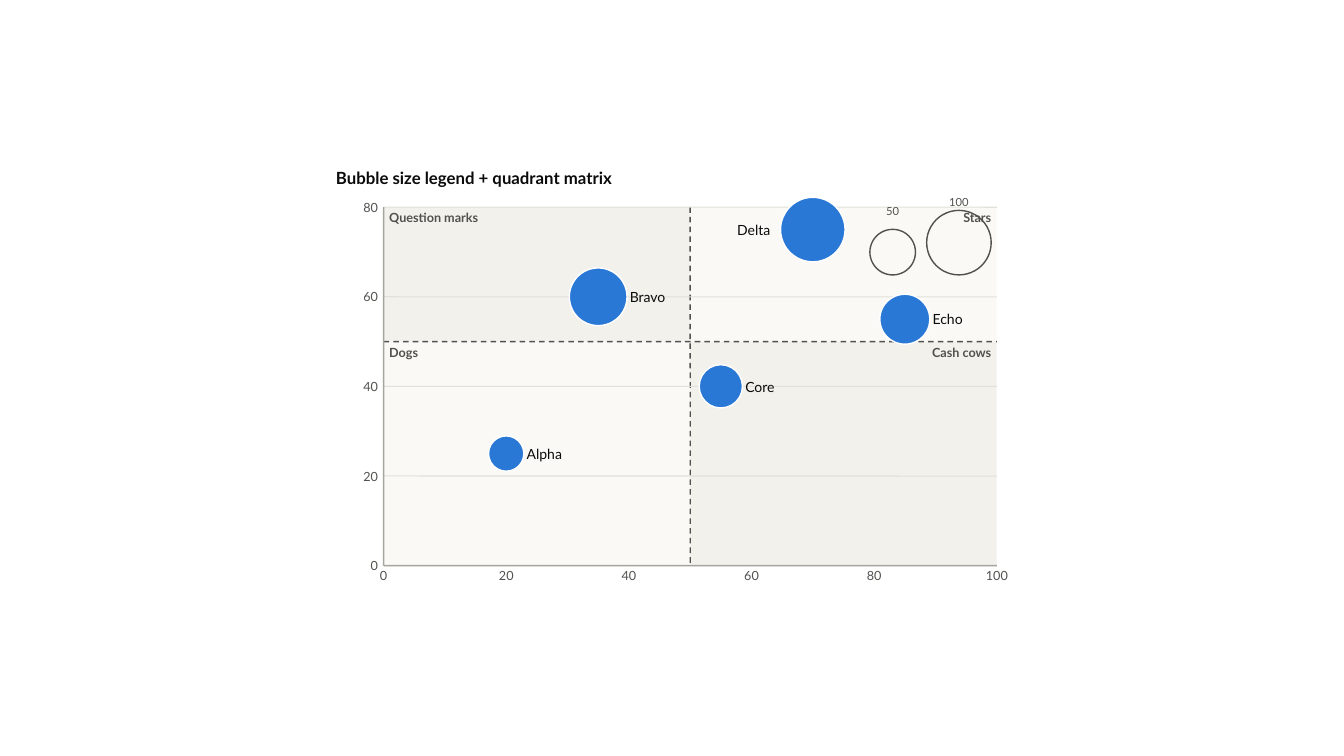
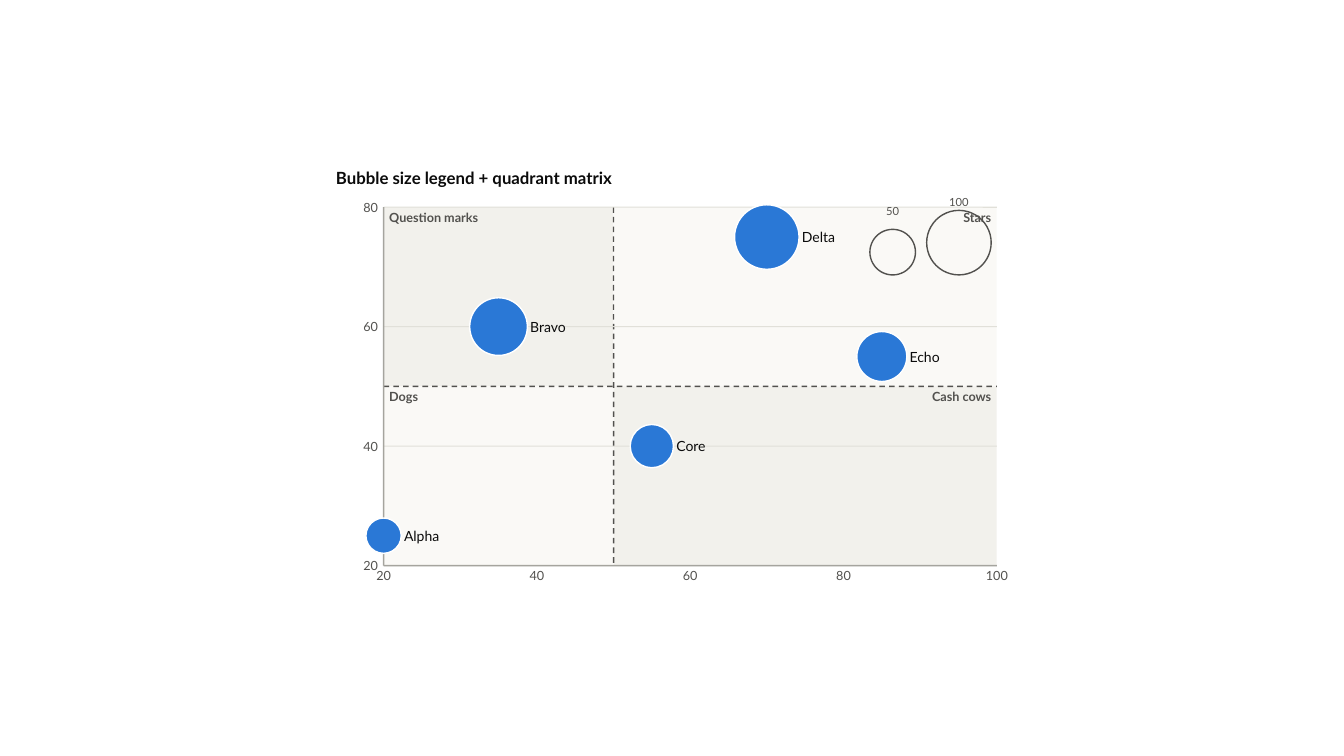
Before and after one commit to dannbleeker/PowerChart, a slide deck: slide 61 of examples/showcase.pptx. Drawn at 1344x756 pixels with LibreOffice and Linux fonts; fonts in the diff are those of the drawing. Boxes give left, top, right and bottom in pixels: in the first picture for what was removed or moved away, otherwise in the second. Text is boxed around its words. In the diff, an @@ line names an element or a change of style, - is before the commit and + after.

```diff
--- a/examples/showcase.pptx
+++ b/examples/showcase.pptx
@@ rectangle: place and size @@
-rectangle at [384, 208, 691, 342]
+rectangle at [384, 208, 614, 387]
@@ line moved from (691, 208) - (691, 566) to (614, 208) - (614, 566) @@
@@ rectangle: place and size @@
-rectangle at [691, 208, 997, 342]
+rectangle at [614, 208, 997, 387]
@@ ellipse: place and size @@
-ellipse at [780, 198, 845, 262]
+ellipse at [735, 205, 800, 269]
@@ text "Delta": place and size @@
-text "Delta" at [737, 224, 770, 235]
+text "Delta" at [802, 231, 835, 242]
@@ ellipse: place and size @@
-ellipse at [570, 268, 627, 326]
+ellipse at [470, 297, 527, 355]
@@ text "60": place and size @@
-text "60" at [363, 292, 378, 301]
+text "60" at [363, 322, 378, 331]
@@ line moved from (384, 296) - (997, 296) to (384, 327) - (997, 327) @@
@@ text "Bravo": place and size @@
-text "Bravo" at [630, 292, 666, 302]
+text "Bravo" at [530, 322, 566, 332]
@@ ellipse: place and size @@
-ellipse at [880, 294, 931, 345]
+ellipse at [857, 332, 907, 382]
@@ text "Echo": place and size @@
-text "Echo" at [933, 313, 963, 324]
+text "Echo" at [910, 351, 940, 362]
@@ line moved from (384, 342) - (997, 342) to (384, 386) - (997, 386) @@
@@ rectangle: place and size @@
-rectangle at [384, 342, 691, 566]
+rectangle at [384, 386, 614, 566]
@@ line removed from (384, 386) to (997, 386) @@
@@ text "Dogs": place and size @@
-text "Dogs" at [389, 348, 418, 359]
+text "Dogs" at [389, 392, 418, 403]
@@ rectangle: place and size @@
-rectangle at [691, 342, 997, 566]
+rectangle at [614, 386, 997, 566]
@@ text "Cash cows": place and size @@
-text "Cash cows" at [932, 347, 992, 357]
+text "Cash cows" at [932, 391, 992, 401]
@@ text "40": place and size @@
-text "40" at [363, 382, 378, 391]
+text "40" at [363, 442, 378, 451]
@@ line moved from (384, 476) - (997, 476) to (384, 447) - (997, 447) @@
@@ ellipse: place and size @@
-ellipse at [700, 365, 743, 408]
+ellipse at [630, 424, 674, 468]
@@ text "Core": place and size @@
-text "Core" at [745, 382, 774, 392]
+text "Core" at [676, 441, 705, 451]
@@ ellipse: place and size @@
-ellipse at [489, 436, 524, 471]
+ellipse at [366, 518, 401, 554]
@@ text "Alpha": place and size @@
-text "Alpha" at [527, 448, 562, 462]
+text "Alpha" at [404, 530, 439, 544]
@@ text "20": place and size @@
-text "20" at [363, 472, 378, 481]
+text "20" at [363, 561, 378, 573]
@@ text "20": place and size @@
-text "20" at [499, 571, 514, 580]
+text "20" at [376, 571, 391, 580]
@@ text removed at [371, 561, 378, 570] @@
-0
@@ text "40": place and size @@
-text "40" at [622, 571, 637, 580]
+text "40" at [530, 571, 545, 580]
@@ text "60": place and size @@
-text "60" at [744, 571, 759, 580]
+text "60" at [683, 571, 698, 580]
@@ text "80": place and size @@
-text "80" at [867, 571, 882, 580]
+text "80" at [836, 571, 851, 580]
@@ text removed at [380, 571, 387, 580] @@
-0
```
Also in this commit, not shown: 8 other slides changed, 3 other files.
